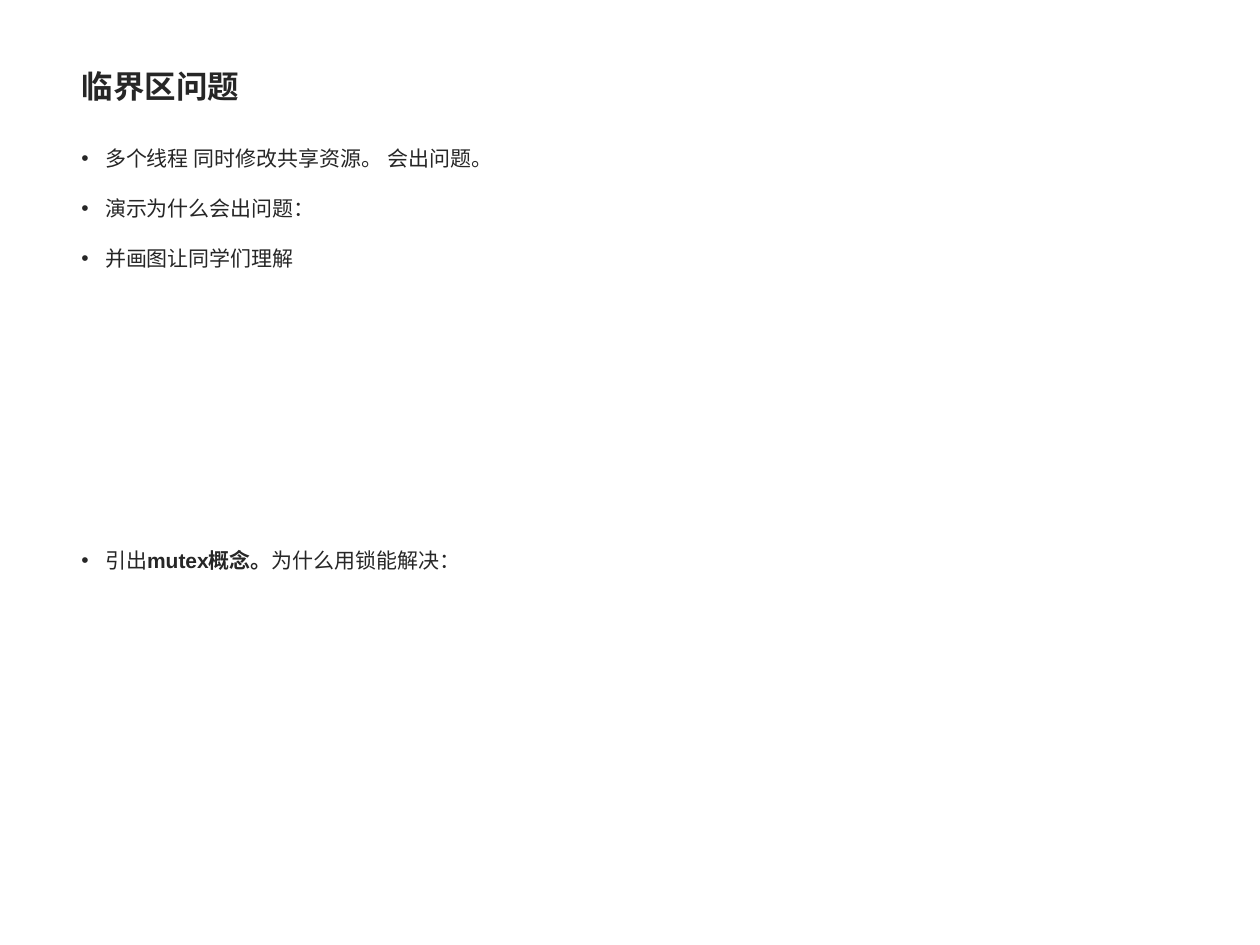
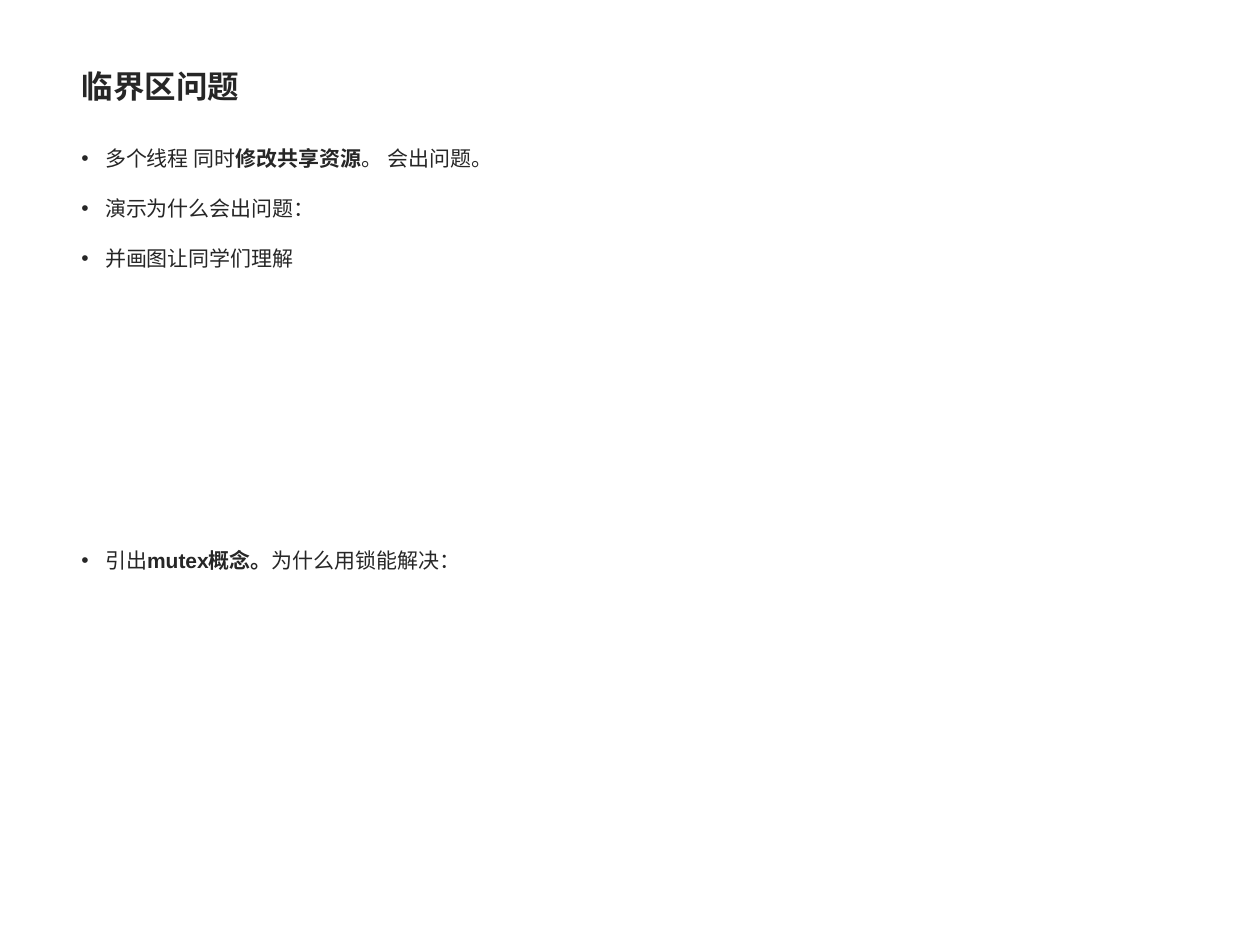
Before and after one commit to pointer1618/projects, a slide deck: slide 6 of lan7/c++11线程库.ppt. Drawn at 1260x945 pixels with LibreOffice and Linux fonts; fonts in the diff are those of the drawing; background and template pictures are left out. Boxes give left, top, right and bottom in pixels: in the first picture for what was removed or moved away, otherwise in the second. Text is boxed around its words. In the diff, an @@ line names an element or a change of style, - is before the commit and + after.

```diff
--- a/lan7/c++11线程库.ppt
+++ b/lan7/c++11线程库.ppt
@@ text "多个线程 同时修改共享资源。 会出问题。" at (x1=105, y1=148, x2=492, y2=570): bold on in "同时修改共享资源。" @@
```
Also in this commit, not shown: 2 other slides changed, 5 slides added.
